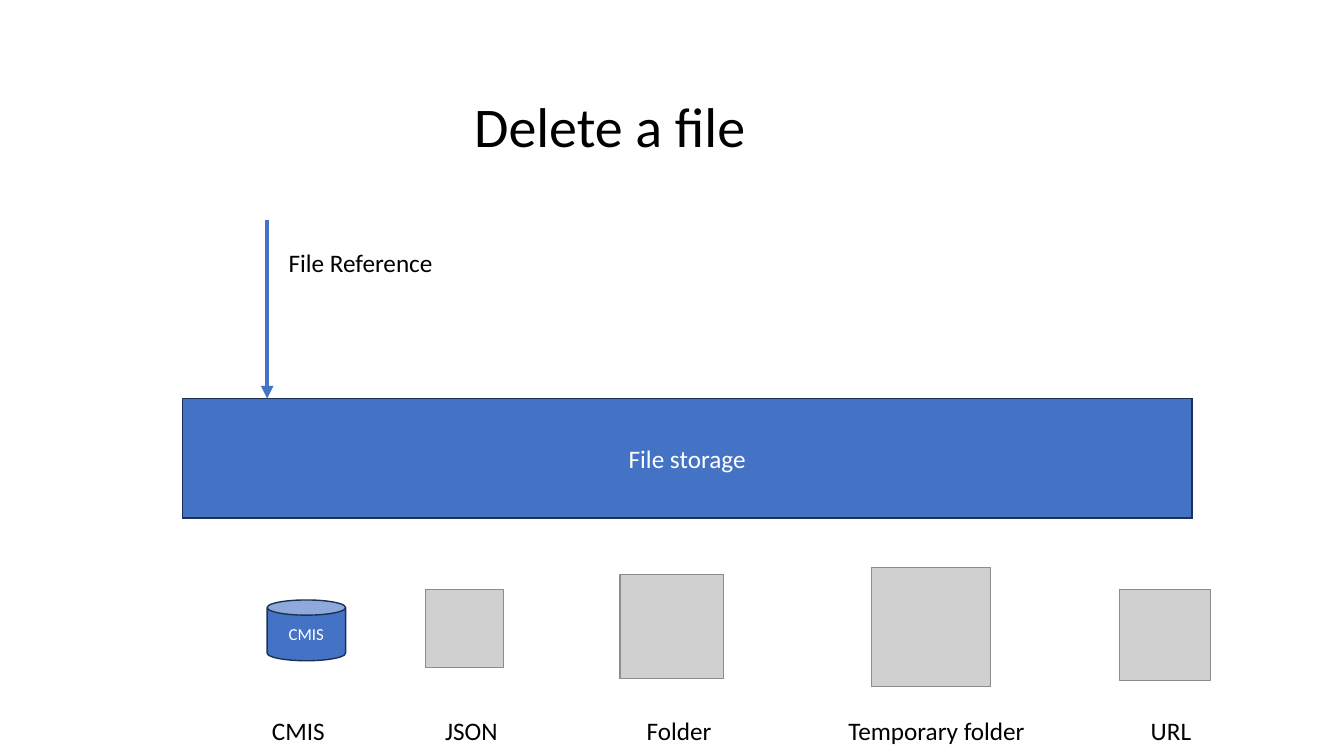
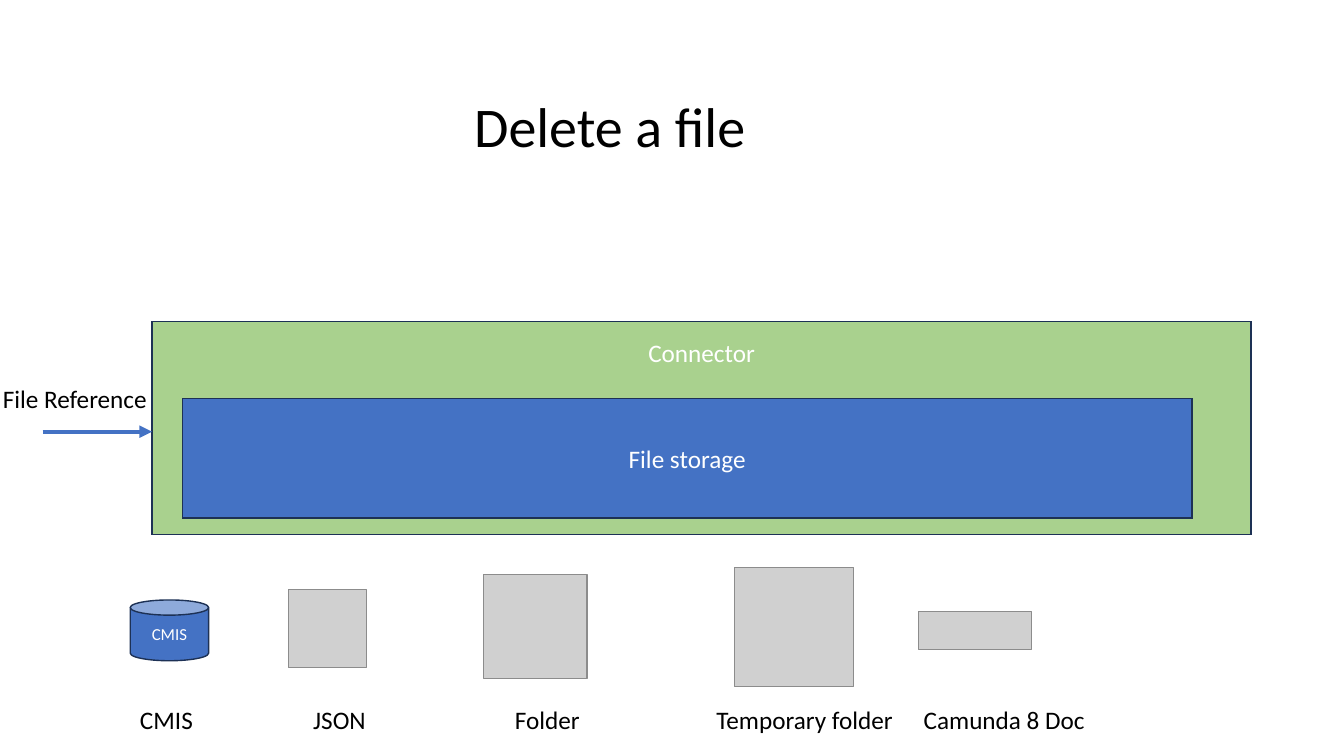
Before and after one commit to camunda-community-hub/camunda-8-connector-filestorage, a slide deck: slide 3 of doc/images.pptx. Drawn at 1344x756 pixels with LibreOffice and Linux fonts; fonts in the diff are those of the drawing; grey boxes stand for pictures. Boxes give left, top, right and bottom in pixels: in the first picture for what was removed or moved away, otherwise in the second. Text is boxed around its words. In the diff, an @@ line names an element or a change of style, - is before the commit and + after.

```diff
--- a/doc/images.pptx
+++ b/doc/images.pptx
@@ rectangle added at (152, 322, 1252, 535), fill #A9D18E, outline #1E3256 1 pt, 18 pt, text #FFFFFF @@
+Connector
@@ text "File Reference": place and size @@
-text "File Reference" at (289, 254, 432, 272)
+text "File Reference" at (3, 390, 146, 408)
@@ arrow moved from (267, 220) - (267, 398) to (42, 432) - (152, 432) @@
@@ picture removed at (1120, 590, 1211, 681) @@
@@ 3 pictures, 1 cylinder: place and size @@
-3 pictures, 1 cylinder at (267, 568, 991, 688)
+3 pictures, 1 cylinder at (130, 568, 854, 688)
@@ picture added at (920, 612, 1031, 649) @@
@@ text at (140, 711, 1084, 733): text changed @@
-CMIS JSON Folder Temporary folder URL
+CMIS JSON Folder Temporary folder Camunda 8 Doc
```
Also in this commit, not shown: 2 other slides changed, 1 slide added, 27 other files.
